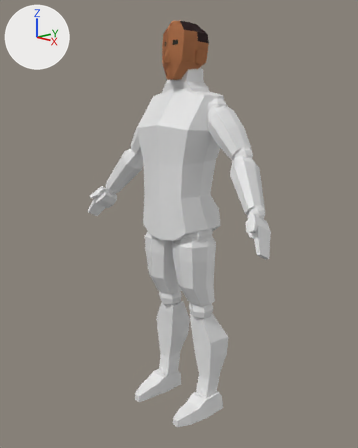
The Blender file models/fullBodyHeadGibbed/fullBodyHeadGibbed.blend: old version first, new version second.
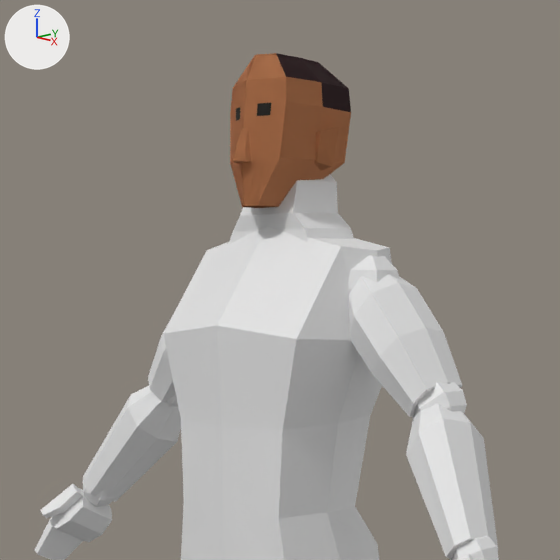
Each version appears first whole from a 50 mm camera at (2.544, -2.405, 2.257) aimed at (-0.003, 0.015, 1.45), and next in a close-up on the part from 21% to 81% of the width and 0% to 48% of the height. Lighting does not change. The marker at upper left points along +X, +Y and +Z.

Objects in the first close-up: 'brazo_inf_der', 'brazo_inf_izq', 'brazo_sup_der', 'brazo_sup_izq', 'cuello', 'detalles_cabeza', 'head_outer', 'mano_der', 'mano_izq', 'torso'.
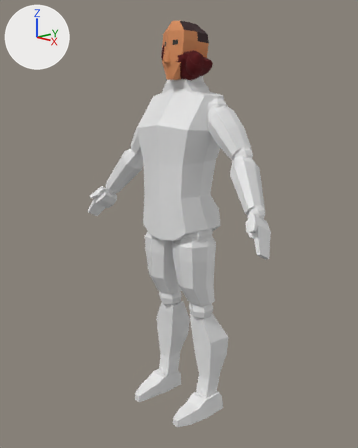
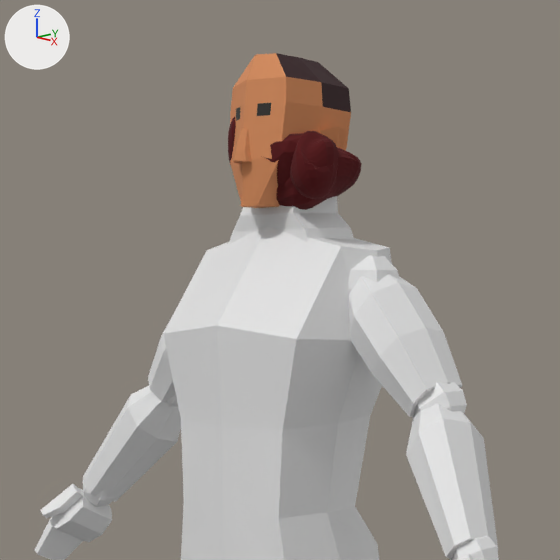
Changed parts and their boxes (x1, y1, x2, y2) in the close-ups (560 x 560 px):
'head_inner_flesh.001', reshaped (not visible before)
    after: (228, 117, 362, 210)
part 1 of me_cube_021, cut back
    after: (240, 196, 244, 206)

Edits to the bpy script that builds the scene:
```text
Change me_cube_021:
    used by ob_head_outer_001; location = (0.0, 0.0, 0.0)
    remove me_cube_021.from_pydata(...)  # 148 vertices, 144 faces; spans x -0.124..0.13, y -0.103..0.215, z 2.455..2.821
    add me_cube_021.from_pydata(...)  # 6 vertices, 2 faces; spans x -0.009..0.07, y -0.097..-0.069, z 2.454..2.532
    me_cube_021 part 1: the whole mesh is rebuilt
    remove me_cube_021.materials.append(mat_hair)  # dark red #2e040d
    remove me_cube_021.materials.append(mat_eye)  # black #24201d
Change me_sphere_003:
    used by ob_head_inner_flesh_001; location = (0.0, 0.0, 0.0)
    remove me_sphere_003.from_pydata(...)  # 551 vertices, 936 faces; spans x -0.088..0.104, y -0.066..0.172, z 2.514..2.789
    add me_sphere_003.from_pydata(...)  # 1035 vertices, 1448 faces; spans x -0.163..0.207, y -0.089..0.22, z 2.444..2.715
    me_sphere_003 part 2: 551 vertices removed from x -0.088..0.104, y -0.066..0.172, z 2.514..2.789; 1035 vertices added at x -0.163..0.207, y -0.089..0.22, z 2.444..2.715
```
